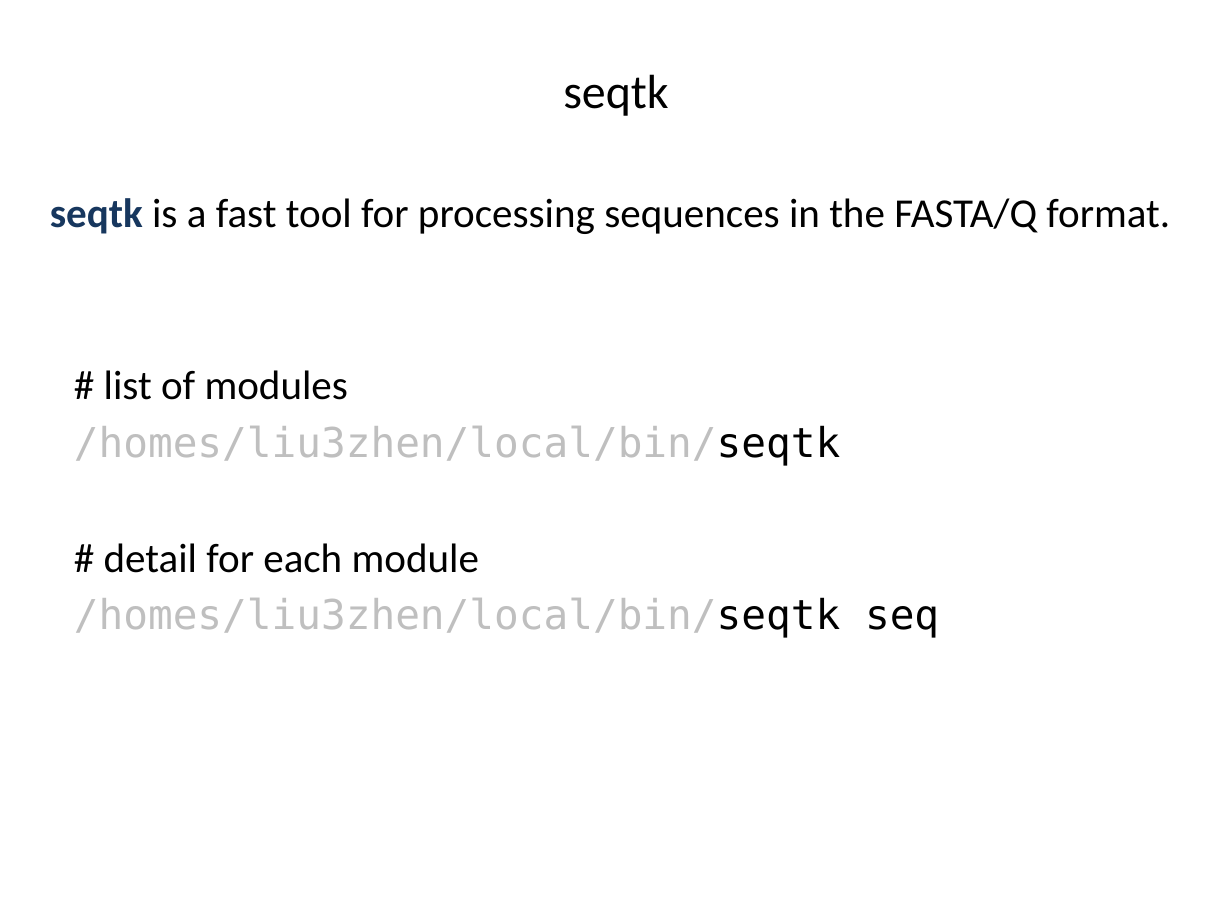
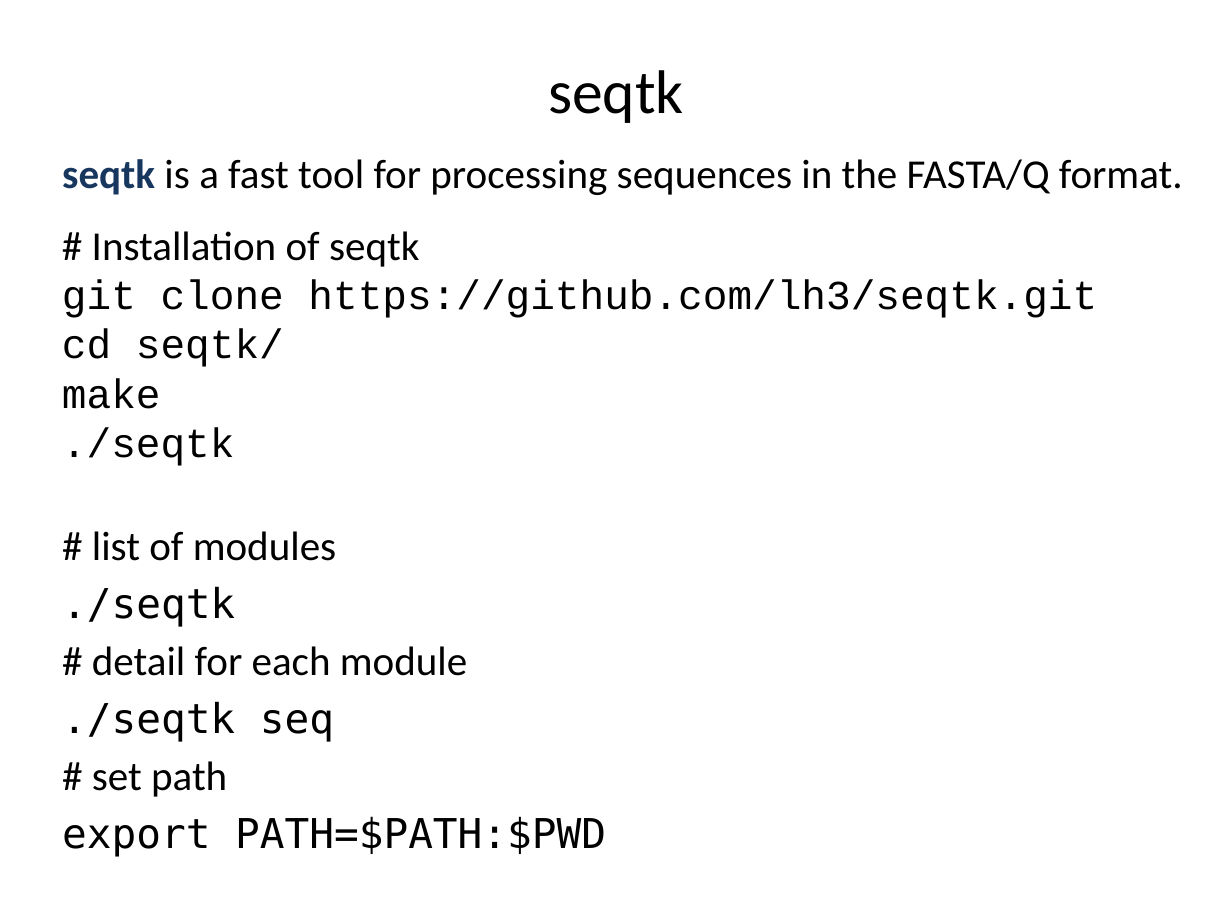
Before and after one commit to liu3zhenlab/teaching, a slide deck: slide 10 of PLPTH813Bioinformatis/2023/labs/lab04_NGS.pptx. Drawn at 1232x924 pixels with LibreOffice and Linux fonts; fonts in the diff are those of the drawing. Boxes give left, top, right and bottom in pixels: in the first picture for what was removed or moved away, otherwise in the second. Text is boxed around its words. In the diff, an @@ line names an element or a change of style, - is before the commit and + after.

```diff
--- a/PLPTH813Bioinformatis/2023/labs/lab04_NGS.pptx
+++ b/PLPTH813Bioinformatis/2023/labs/lab04_NGS.pptx
@@ title "seqtk" at [548,70,684,123]: size 28 to 36 pt @@
@@ text "seqtk is a fast tool ...": place and size @@
-text "seqtk is a fast tool ..." at [50,198,1170,234]
+text "seqtk is a fast tool ..." at [62,159,1183,195]
@@ text added at [62,231,1097,466], 24 pt, text #000000 @@
+# Installation of seqtk
+git clone https://github.com/lh3/seqtk.git
+cd seqtk/
+make
+./seqtk
@@ text "# list of modules": place and size @@
-text "# list of modules" at [74,370,939,638]
+text "# list of modules" at [62,531,606,857]
@@ text at [62,586,235,627]: text changed; text colour #BFBFBF to #000000 @@
-/homes/liu3zhen/local/bin/seqtk
+./seqtk
@@ text at [62,701,606,857]: text changed; text colour #BFBFBF to #000000 @@
-/homes/liu3zhen/local/bin/seqtk seq
+./seqtk seq
+# set path
+export PATH=$PATH:$PWD
```
Also in this commit, not shown: 14 other slides changed, 3 slides added, 2 slides removed, 4 other files.
